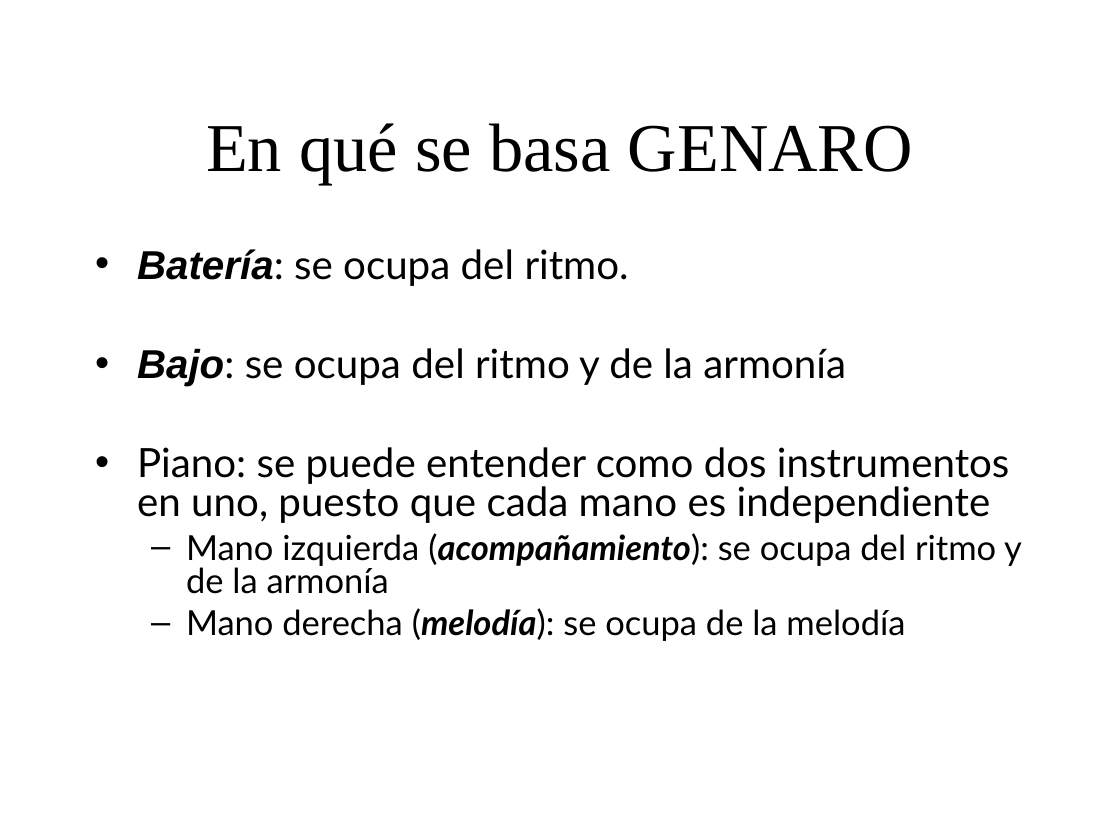
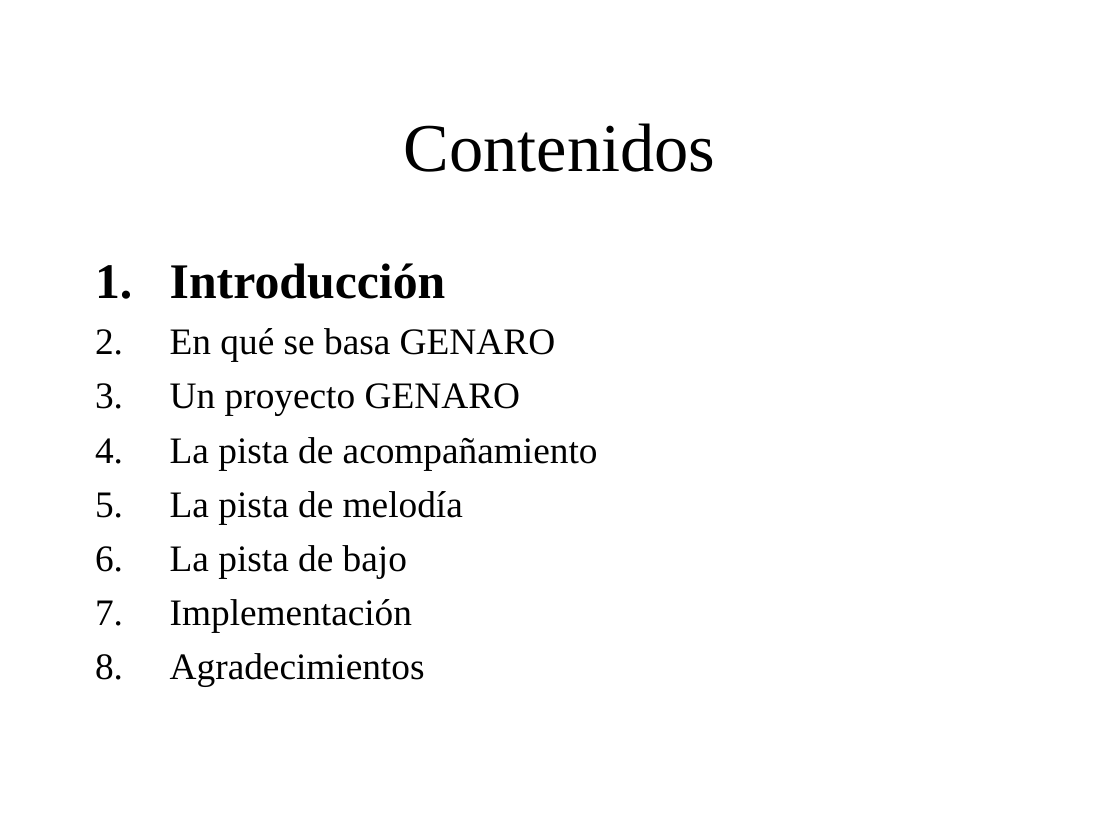
Before and after one commit to BackupTheBerlios/genaro, a slide deck: slide 2 of Documentos/MemoriaSSII/presentacion_proyecto.ppt (slide 7 before the commit). Drawn at 1120x840 pixels with LibreOffice and Linux fonts; fonts in the diff are those of the drawing; background and template pictures are left out. Boxes give left, top, right and bottom in pixels: in the first picture for what was removed or moved away, otherwise in the second. Text is boxed around its words. In the diff, an @@ line names an element or a change of style, - is before the commit and + after.

```diff
--- a/Documentos/MemoriaSSII/presentacion_proyecto.ppt
+++ b/Documentos/MemoriaSSII/presentacion_proyecto.ppt
@@ title at [404,123,716,172]: text changed @@
-En qué se basa GENARO
+Contenidos
@@ text at [170,263,598,686]: text changed; size 25.9 to 24 pt; font Lato to Times New Roman @@
-• Batería: se ocupa del ritmo.
-• Bajo: se ocupa del ritmo y de la armonía
-• Piano: se puede entender como dos instrumentos en uno, puesto que cada mano es independiente
-  – Mano izquierda (acompañamiento): se ocupa del ritmo y de la armonía
-  – Mano derecha (melodía): se ocupa de la melodía
+1. Introducción
+2. En qué se basa GENARO
+3. Un proyecto GENARO
+4. La pista de acompañamiento
+5. La pista de melodía
+6. La pista de bajo
+7. Implementación
+8. Agradecimientos
```
Also in this commit, not shown: 19 other slides changed, 10 slides added, 1 slide removed.
